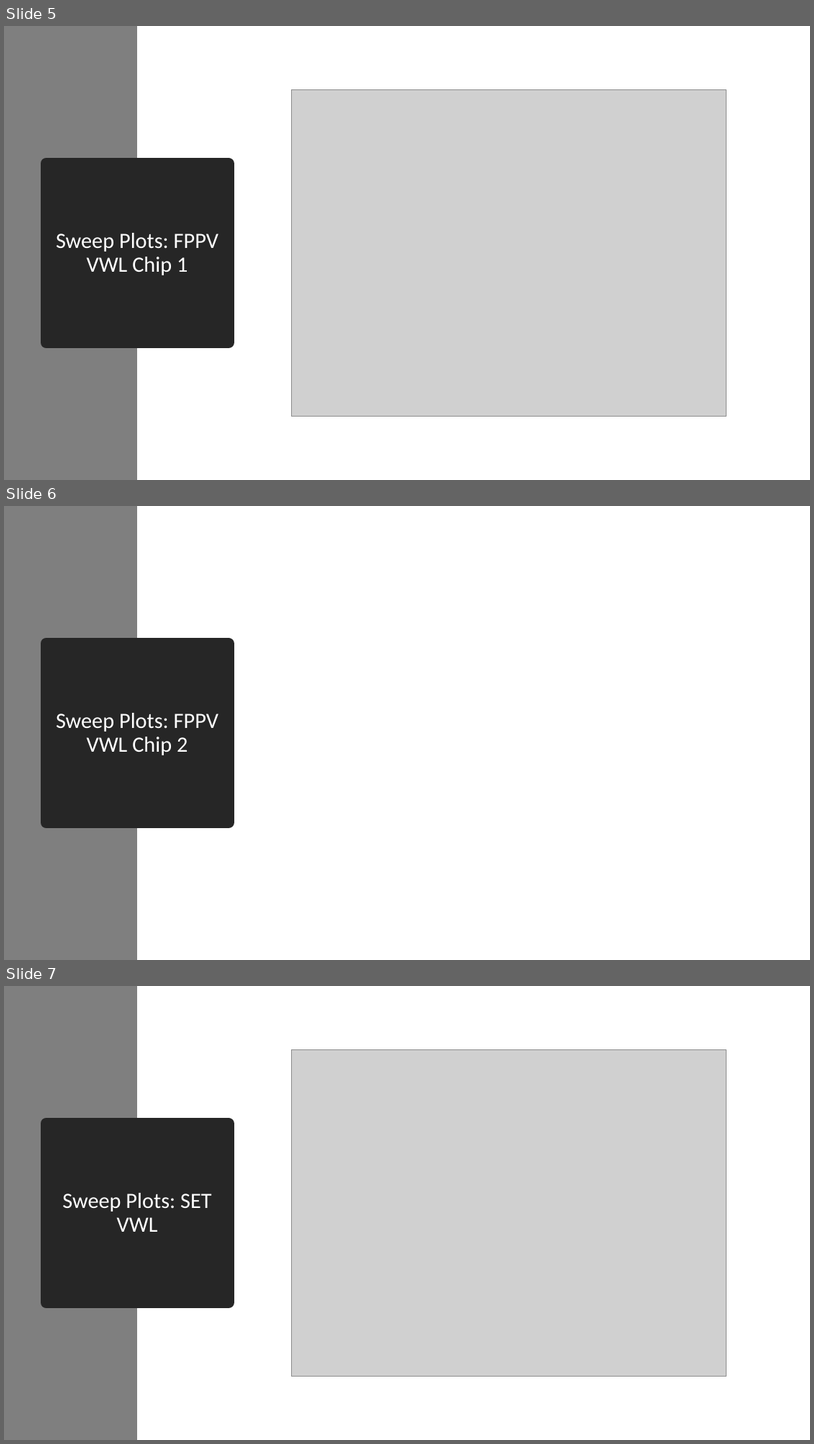
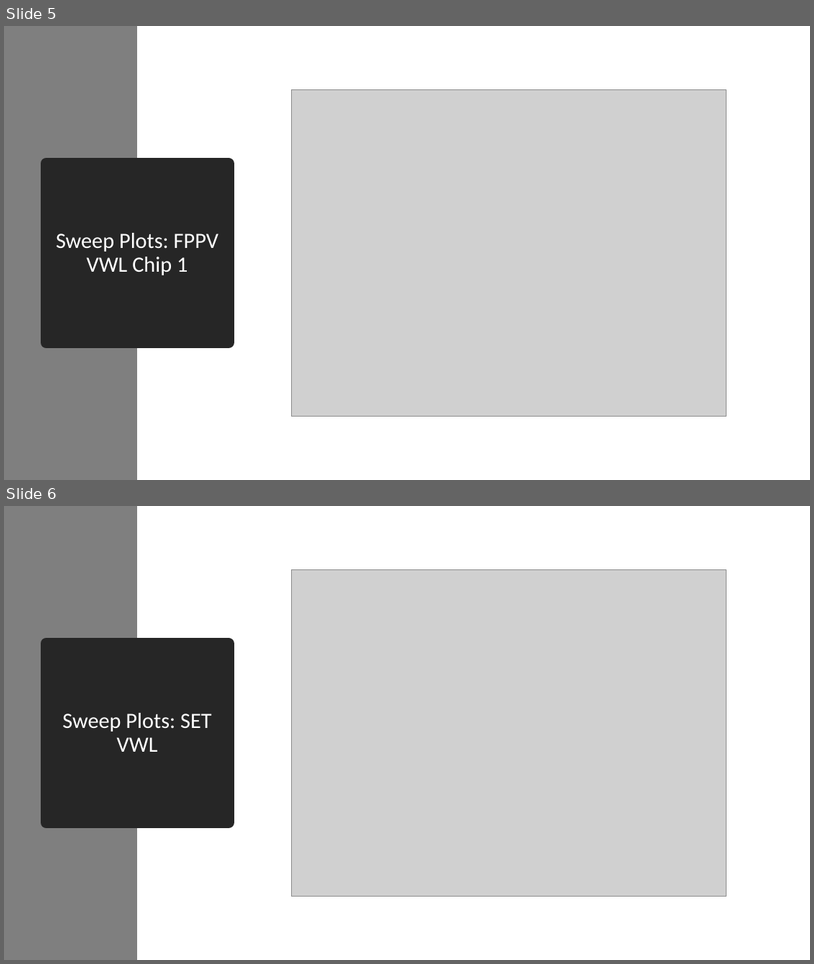
Before and after one commit to akashlevy/RRAM-RADAR-Tuning, a slide deck: presentations/Updates 8-4-20.pptx. Shown one above the other, each under a label of ours: slides 5, 6 and 7 before the commit, slides 5 and 6 after it. The pictures are 814x1444 and 814x964 pixels, drawn with LibreOffice and Linux fonts; fonts in the diff are those of the drawing; grey boxes stand for pictures. Boxes give left, top, right and bottom in pixels: in the first picture for what was removed or moved away, otherwise in the second. Text is boxed around its words. In the diff, an @@ line names an element or a change of style, - is before the commit and + after.

```diff
--- a/presentations/Updates 8-4-20.pptx
+++ b/presentations/Updates 8-4-20.pptx
@@ slide 6 removed at <box>4,506,810,960</box>, background #FFFFFF @@
@@ rectangle removed at <box>4,506,137,960</box> @@
@@ title removed at <box>46,644,229,822</box> @@
-Sweep Plots: FPPV VWL Chip 2
@@ what was slide 7 is now slide 6 @@
```
Also in this commit, not shown: 3 slides changed, 4 slides added, 18 other files.
